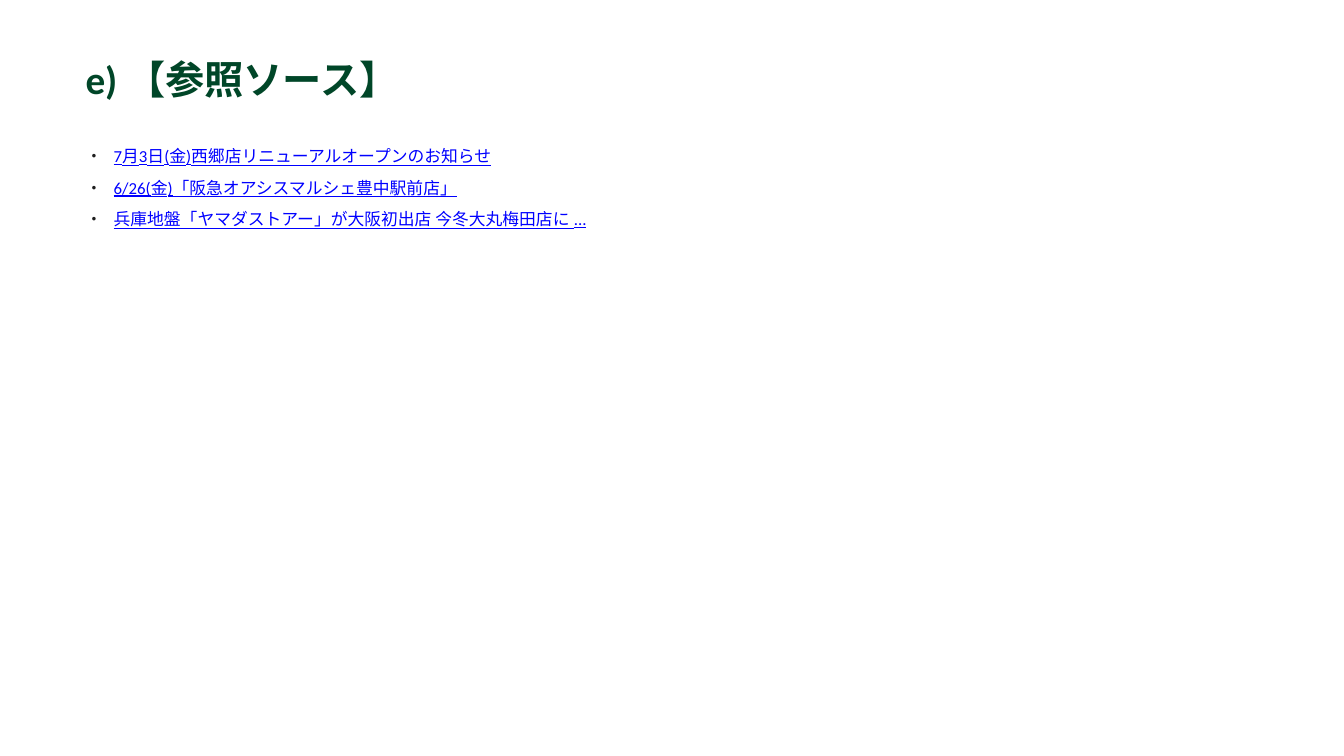
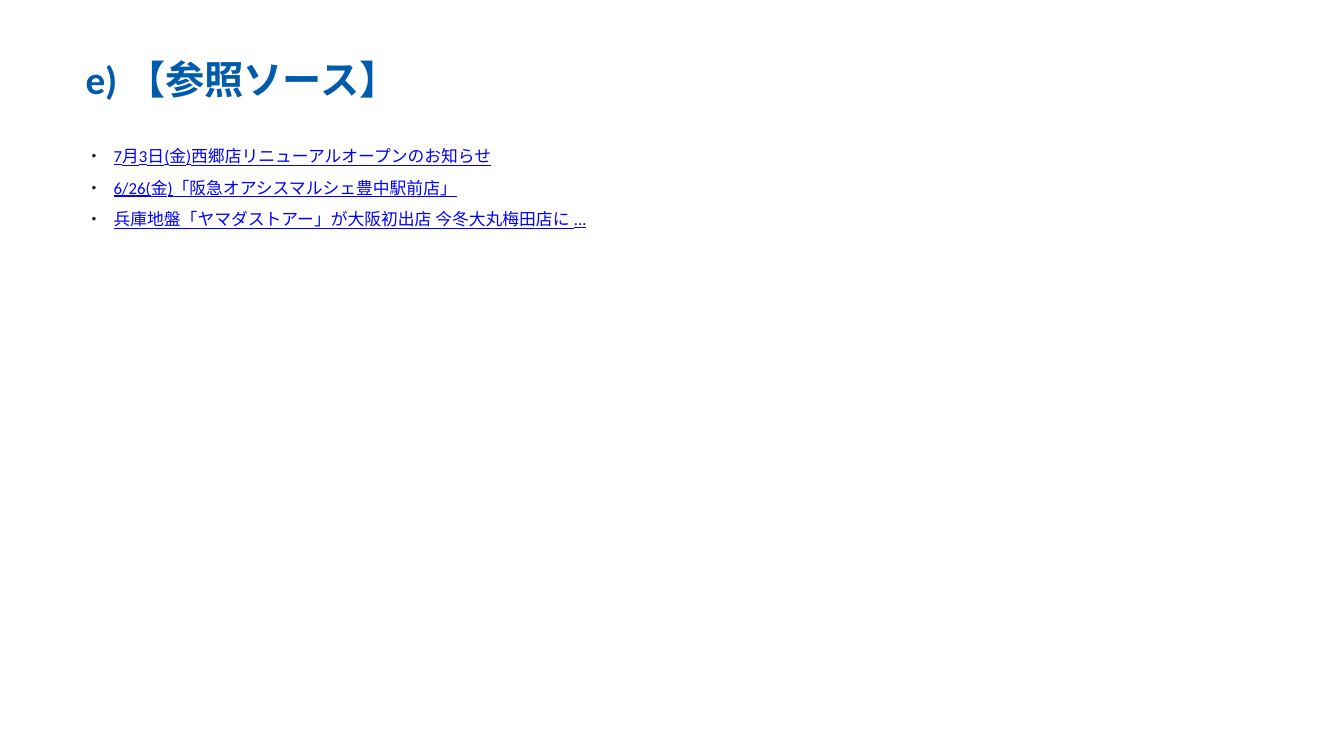
Before and after one commit to yutatbgt-bit/Competitive-research, a slide deck: slide 6 of report/2026_06_26_competitive_report.pptx. Drawn at 1344x756 pixels with LibreOffice and Linux fonts; fonts in the diff are those of the drawing. Boxes give left, top, right and bottom in pixels: in the first picture for what was removed or moved away, otherwise in the second. Text is boxed around its words. In the diff, an @@ line names an element or a change of style, - is before the commit and + after.

```diff
--- a/report/2026_06_26_competitive_report.pptx
+++ b/report/2026_06_26_competitive_report.pptx
@@ text "e) 【参照ソース】" at bbox=[86, 60, 398, 100]: text colour #004628 to #005BAC @@
```
Also in this commit, not shown: 6 other slides changed, 6 other files.
